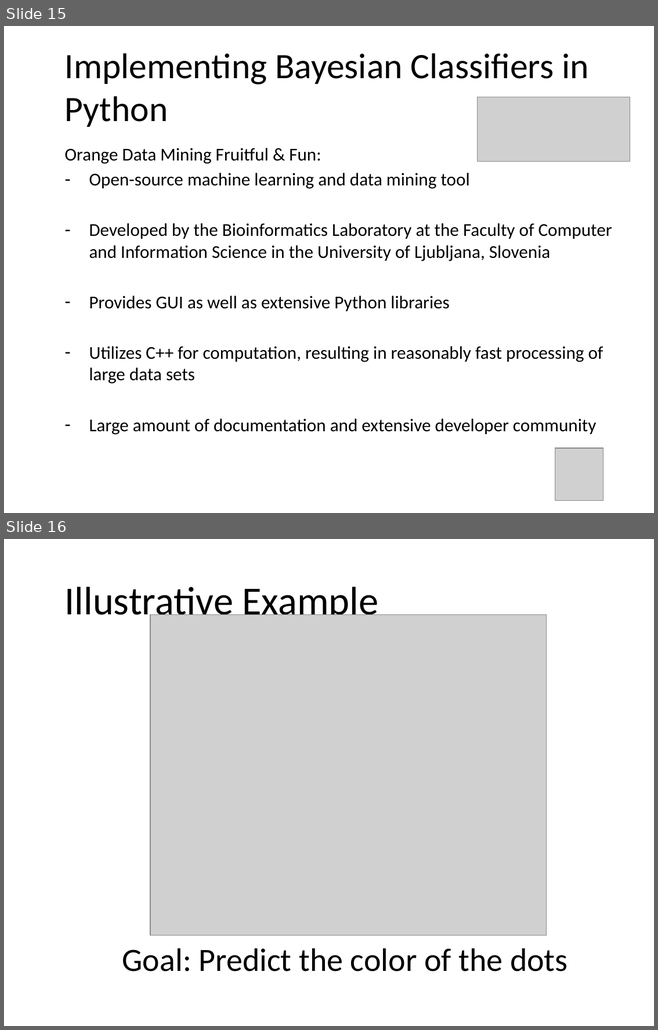
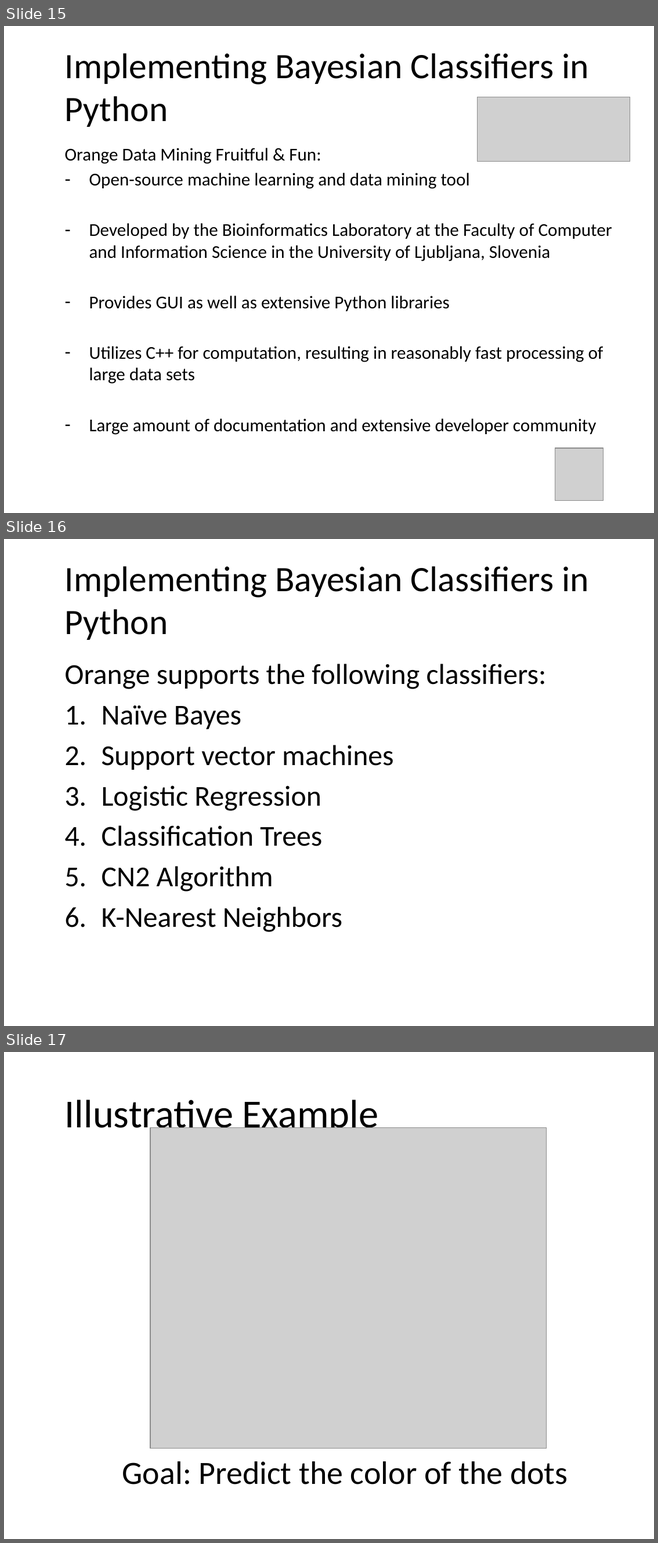
Before and after one commit to adam-m-mcelhinney/MCS507_Final_Project, a slide deck: Presentation/Bayesian Classifiers in Python.pptx. Shown one above the other, each under a label of ours: slides 15 and 16 before the commit, slides 15, 16 and 17 after it. The pictures are 658x1030 and 658x1543 pixels, drawn with LibreOffice and Linux fonts; fonts in the diff are those of the drawing; grey boxes stand for pictures; background and template pictures are left out. Boxes give left, top, right and bottom in pixels: in the first picture for what was removed or moved away, otherwise in the second. Text is boxed around its words. In the diff, an @@ line names an element or a change of style, - is before the commit and + after.

```diff
--- a/Presentation/Bayesian Classifiers in Python.pptx
+++ b/Presentation/Bayesian Classifiers in Python.pptx
@@ slide 16 added at [4,539,654,1026], background picture (left out) @@
@@ title added at [65,566,588,640], 39.6 pt, text #000000 @@
+Implementing Bayesian Classifiers in Python
@@ text added at [65,664,546,932], 32 pt, text #000000 @@
+Orange supports the following classifiers:
+1. Naïve Bayes
+2. Support vector machines
+3. Logistic Regression
+4. Classification Trees
+5. CN2 Algorithm
+6. K-Nearest Neighbors
@@ what was slide 16 is now slide 17 @@
```
Also in this commit, not shown: 4 slides changed, 2 other slides added, 6 other files.
